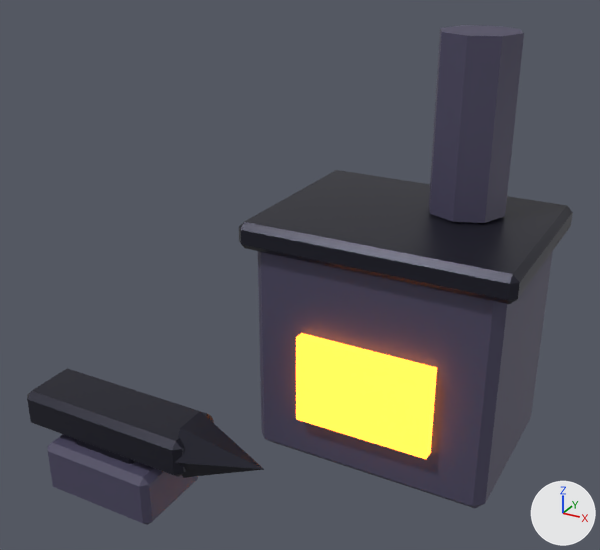
An edit to the FBX model roblox/games/gun-forge/art/blender/props/forge.fbx, drawn before and after from the same camera.
One viewpoint serves both versions: a camera (50 mm lens) standing at (6.14, -11.18, 9.04) and looking at (0.03, -0.07, 3.49). Arrows for +X, +Y and +Z are at lower right; the lights stay in place. The older version comes first.

Objects in the first picture: 'Forge'.
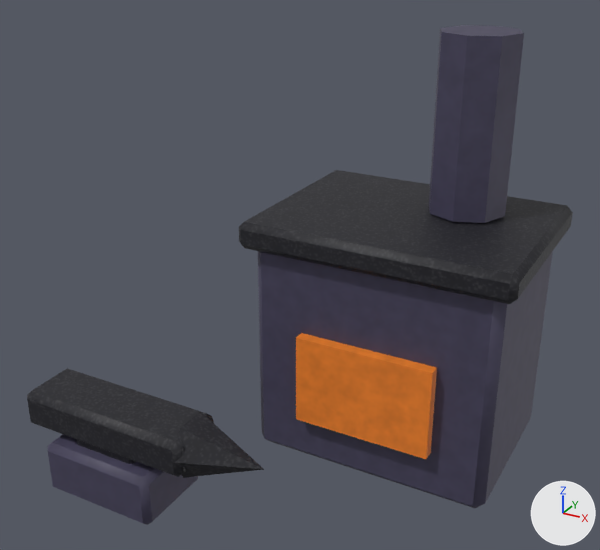
The newer file is also rescaled (x0.5) as a whole; pictures and numbers use the older file's frame.

Boxes (x1, y1, x2, y2) around the edits, measured in the pictures (600 x 550 px):
'Forge', recoloured, surface changed (darker): (27, 203, 537, 524) in both
part 1 of me_cube, recoloured: (48, 203, 506, 524) in both
part 2 of me_cube, recoloured (darker): (296, 333, 437, 459) in both
part 3 of me_cube, recoloured: (27, 203, 537, 478) in both
part 4 of me_cube, surface changed (darker): (27, 203, 537, 524) in both

Patch to the scene script:
```diff
--- a/roblox/games/gun-forge/art/blender/props/forge.fbx.py
+++ b/roblox/games/gun-forge/art/blender/props/forge.fbx.py
@@ img_forge_png @@
+img_forge_png = load_image('forge.png', '_unpacked/forge.png', 512, 512, 'sRGB')
@@ mat_forge_mat @@
+mat_forge_mat = principled_material('forge_Mat')
+mat_forge_mat.texture = img_forge_png
+mat_forge_mat.roughness = 0.6
@@ me_cube @@
 me_cube.from_pydata(...)  # 151 vertices, 270 faces; spans x -3.7..3.7, y -3.13..3.13, z 0.0..7.33
 # used by ob_forge; location = (0.0, 0.0, 0.0)
+# me_cube part 1: all 116 faces that had it switch from mat_forgestone (dark blue #4a4660) to mat_forge_mat (picture img_forge_png)
+# me_cube part 2: all 12 faces that had it switch from mat_forgefire (orange #ff8a2a, glowing orange #ff8a2a) to mat_forge_mat (picture img_forge_png)
+# me_cube part 3: all 142 faces that had it switch from mat_forgeiron (dark grey #2b2b38) to mat_forge_mat (picture img_forge_png)
+# me_cube part 4: texture (UV) coordinates of 270 of 270 faces, centred in x -3.7..3.7, y -3.13..3.13, z 0.0..7.33, changed; they spanned u 0.0..1.0, v 0.0..1.0 and now span u 0.0..1.0, v 0.0..1.0
```
